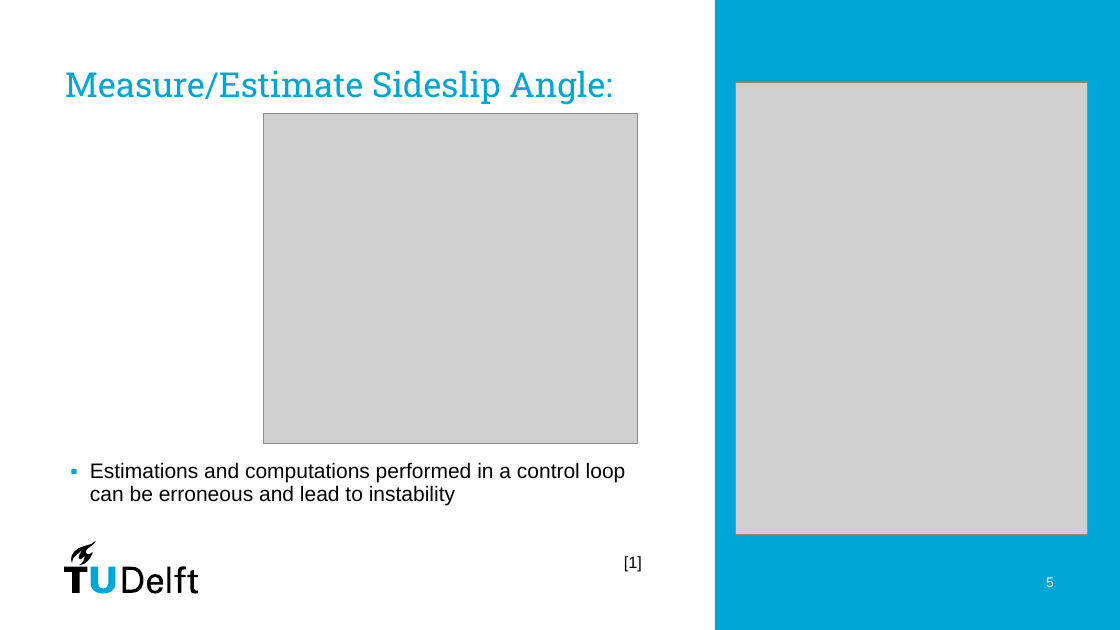
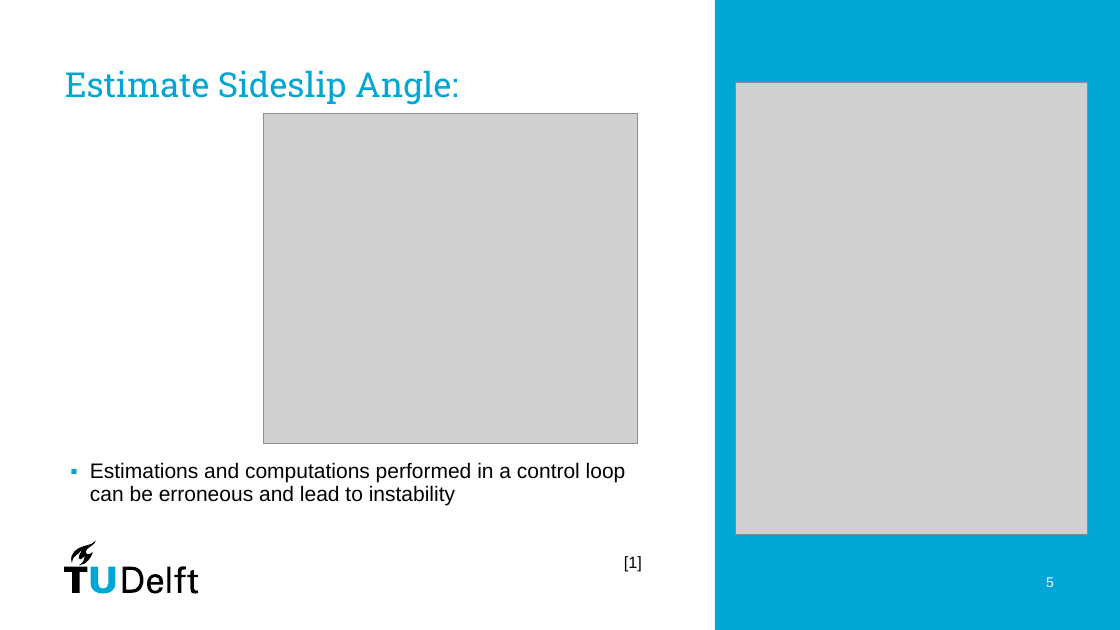
Before and after one commit to PavanPrasad-HG/Vehicle-Dynamics-Control, a slide deck: slide 5 of Group Presentation.pptx. Drawn at 1120x630 pixels with LibreOffice and Linux fonts; fonts in the diff are those of the drawing; grey boxes stand for pictures. Boxes give left, top, right and bottom in pixels: in the first picture for what was removed or moved away, otherwise in the second. Text is boxed around its words. In the diff, an @@ line names an element or a change of style, - is before the commit and + after.

Commit message:
Updated presentation

```diff
--- a/Group Presentation.pptx
+++ b/Group Presentation.pptx
@@ title at <box>65,70,458,105</box>: text changed @@
-Measure/Estimate Sideslip Angle:
+Estimate Sideslip Angle:
```
Also in this commit, not shown: 1 slide removed.
